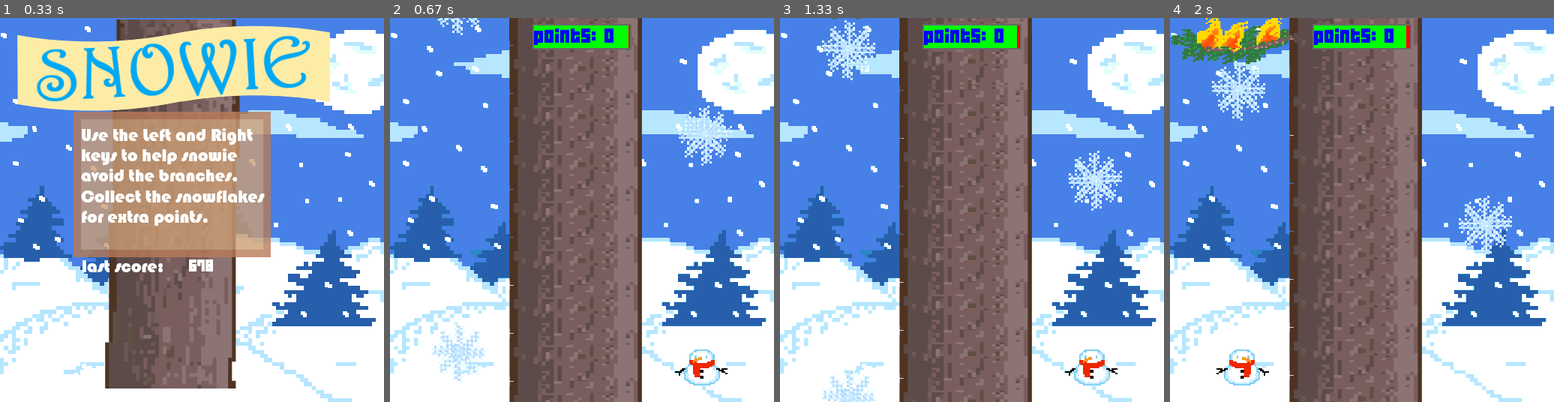
Above: before the commit, frames 1-4 (left to right).
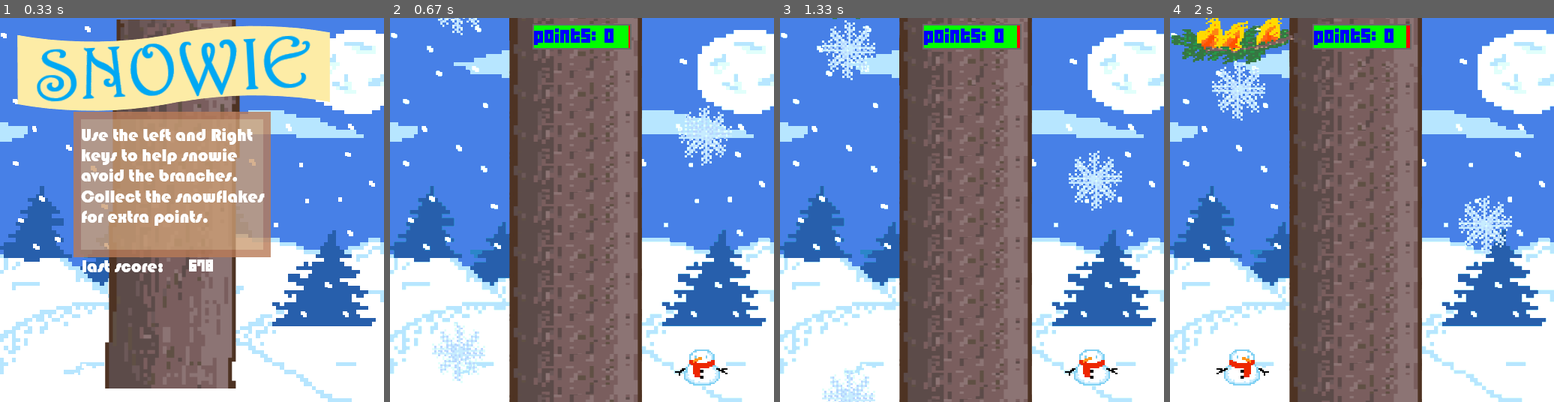
Above: after the commit, the same moments.

Repository: HeyItsBethany3/Game-Project
Game: pygame game, started from game.py
The game is run twice, just before and just after one commit, with the same random seed, the same clock (stepped at 60 frames per second) and the same inputs.
Inputs:
- Up to frame 1 (0.33 s): no input
- Up to frame 2 (0.67 s): tap Enter at 0.33 s
- Up to frame 3 (1.33 s): no input
- Up to frame 4 (2 s): hold Left from 1.67 s (still down)

Frame 1 is identical in both runs. In frame 2, 3.9% of the frame differs, in the area x 31-66%, y 5-100%; in frame 3, 3.6%; in frame 4, 3.2%.

Commit message:
Fixed branches issue

Diff:
--- a/game.py
+++ b/game.py
@@ -345,7 +345,7 @@
 # Create tree (default background)
 tree = []
 for i in range(sHeight*2):
-    if (i+1)%treeHeight==0:
+    if (i+1)%(treeHeight-10)==0:
         tree.append(Branches(i+1-(2*treeHeight), "middle"))
 
 
